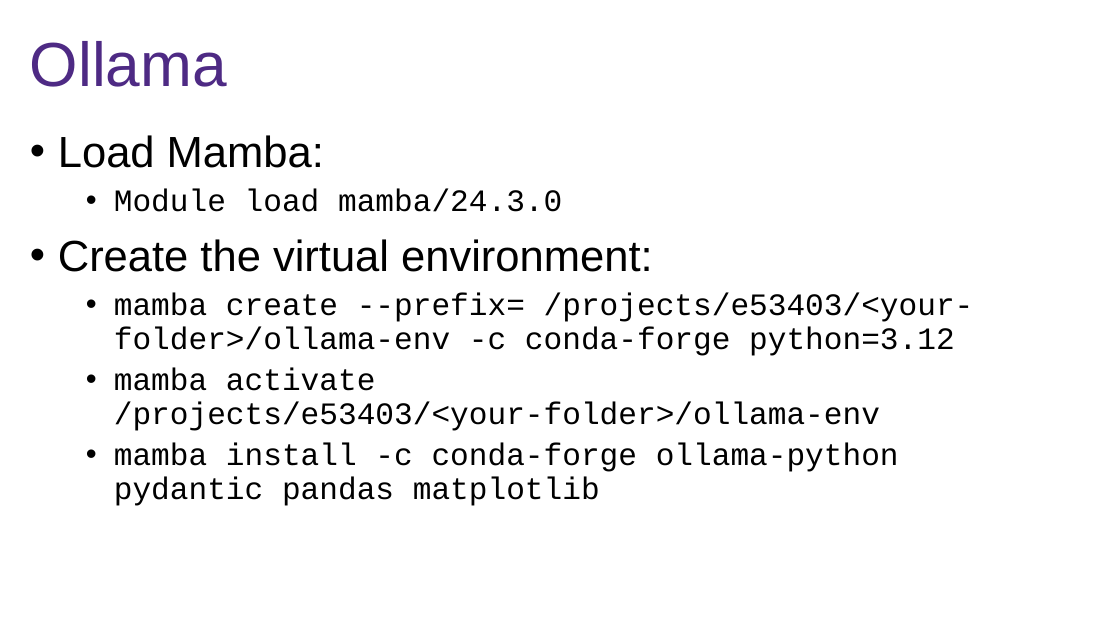
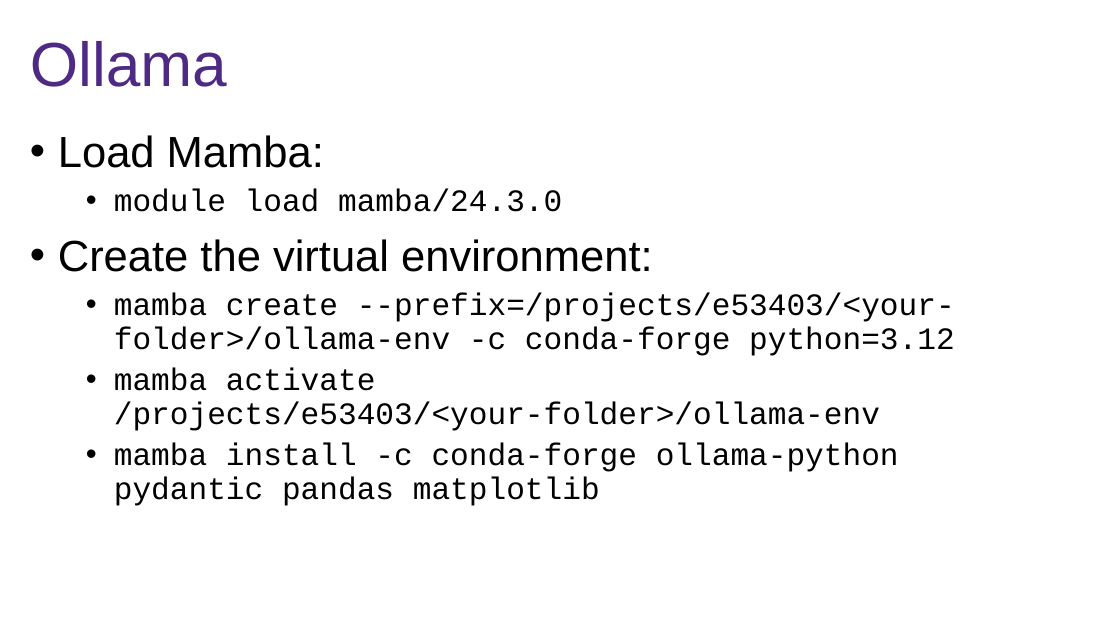
Before and after one commit to nuitrcs/workshop-llms-on-quest, a slide deck: slide 25 of using_llms_on_quest.pptx. Drawn at 1120x630 pixels with LibreOffice and Linux fonts; fonts in the diff are those of the drawing; background and template pictures are left out. Boxes give left, top, right and bottom in pixels: in the first picture for what was removed or moved away, otherwise in the second. Text is boxed around its words. In the diff, an @@ line names an element or a change of style, - is before the commit and + after.

Commit message:
fixing typos

```diff
--- a/using_llms_on_quest.pptx
+++ b/using_llms_on_quest.pptx
@@ text at [114,189,562,212]: text changed @@
-  • Module load mamba/24.3.0
+  • module load mamba/24.3.0
@@ text at [114,293,955,356]: spaces changed @@
-  • mamba create --prefix= /projects/e53403/<your-folder>/ollama-env -c conda-forge python=3.12
+  • mamba create --prefix=/projects/e53403/<your-folder>/ollama-env -c conda-forge python=3.12
```
